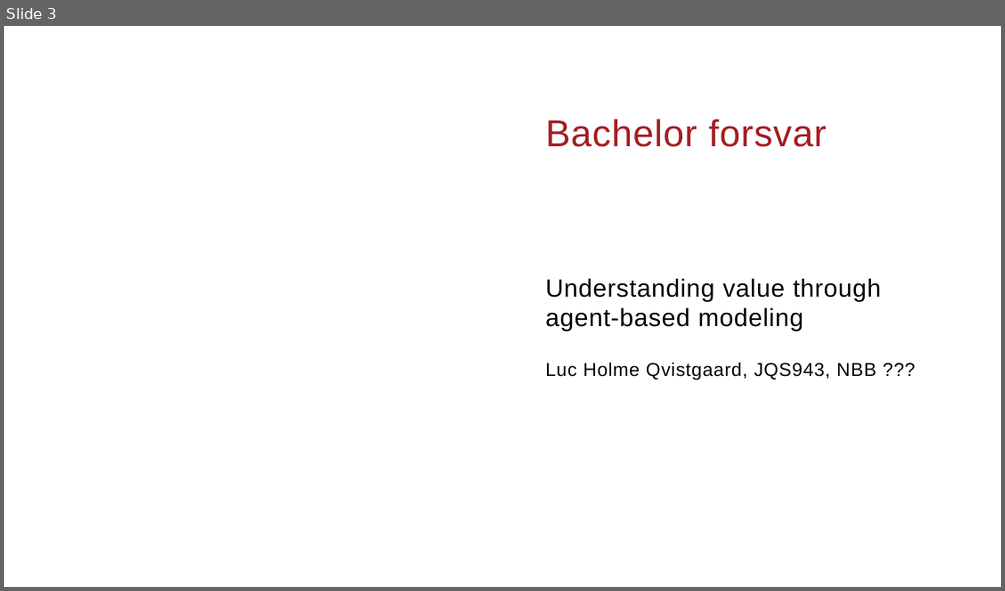
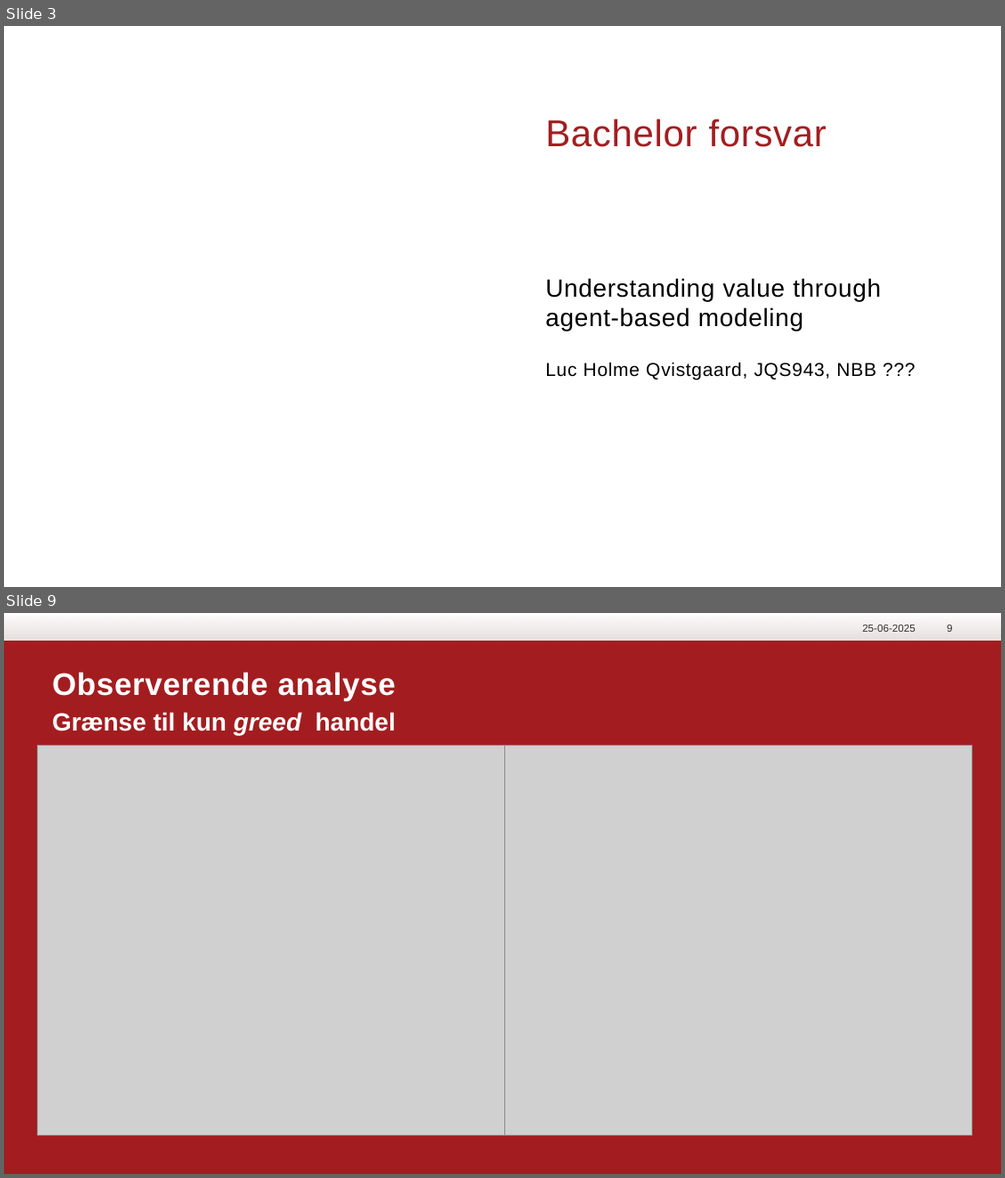
Before and after one commit to slyluc/Agent-Based-Trading-Model, a slide deck: Figures/Bachelor forsvar.pptx. Shown one above the other, each under a label of ours: slide 3 before the commit, slides 3 and 9 after it; the slides between them are not shown. The pictures are 1005x591 and 1005x1178 pixels, drawn with LibreOffice and Linux fonts; fonts in the diff are those of the drawing; grey boxes stand for pictures; background and template pictures are left out. Boxes give left, top, right and bottom in pixels: in the first picture for what was removed or moved away, otherwise in the second. Text is boxed around its words. In the diff, an @@ line names an element or a change of style, - is before the commit and + after.

```diff
--- a/Figures/Bachelor forsvar.pptx
+++ b/Figures/Bachelor forsvar.pptx
@@ slide 9 added at (x1=4, y1=613, x2=1001, y2=1174), background #A31D20 @@
@@ rectangle added at (x1=4, y1=613, x2=1001, y2=640), fill gradient #FFFFFF to #EEEFEE @@
@@ text added at (x1=862, y1=625, x2=915, y2=632), 10 pt, text #333333 @@
+25-06-2025
@@ page number added at (x1=947, y1=625, x2=952, y2=632), 10 pt, text #333333 @@
+9
@@ title added at (x1=52, y1=672, x2=396, y2=700), 30 pt, text #FFFFFF, bold @@
+Observerende analyse
@@ text added at (x1=52, y1=712, x2=396, y2=735), 24 pt, text #FFFFFF, bold @@
+Grænse til kun greed handel
@@ picture added at (x1=37, y1=746, x2=504, y2=1135) @@
@@ picture added at (x1=504, y1=746, x2=971, y2=1135) @@
@@ picture added at (x1=71, y1=764, x2=915, y2=1052) @@
```
Also in this commit, not shown: 28 slides changed, 1 other slide added, 7 other files.
